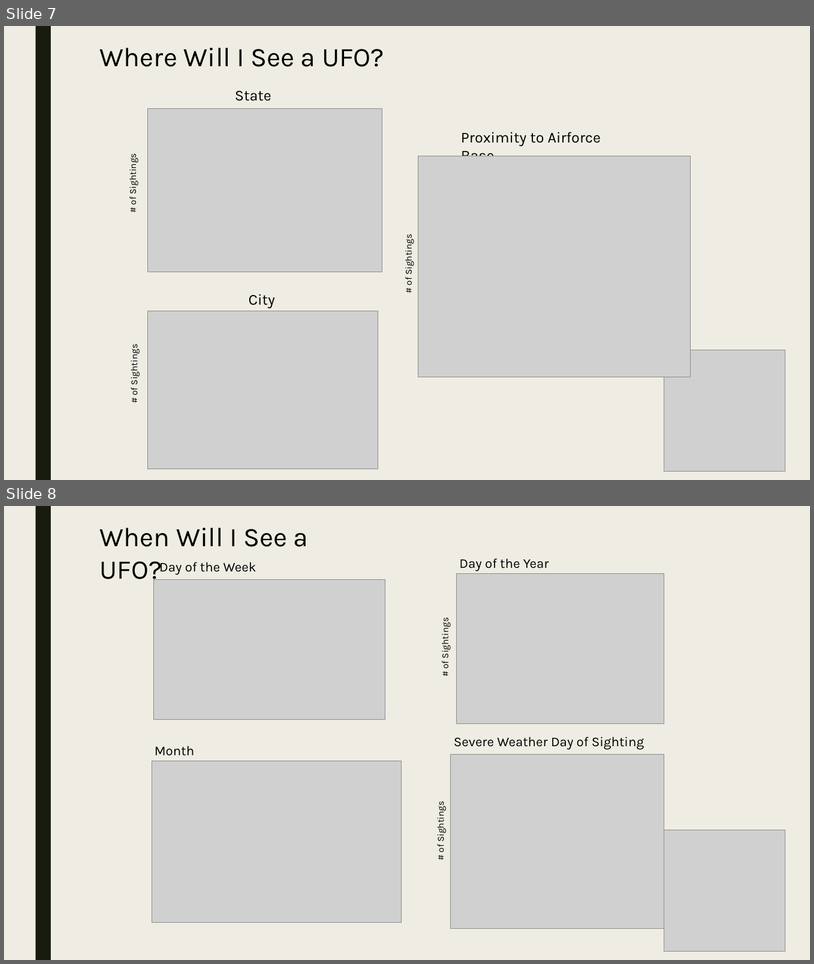
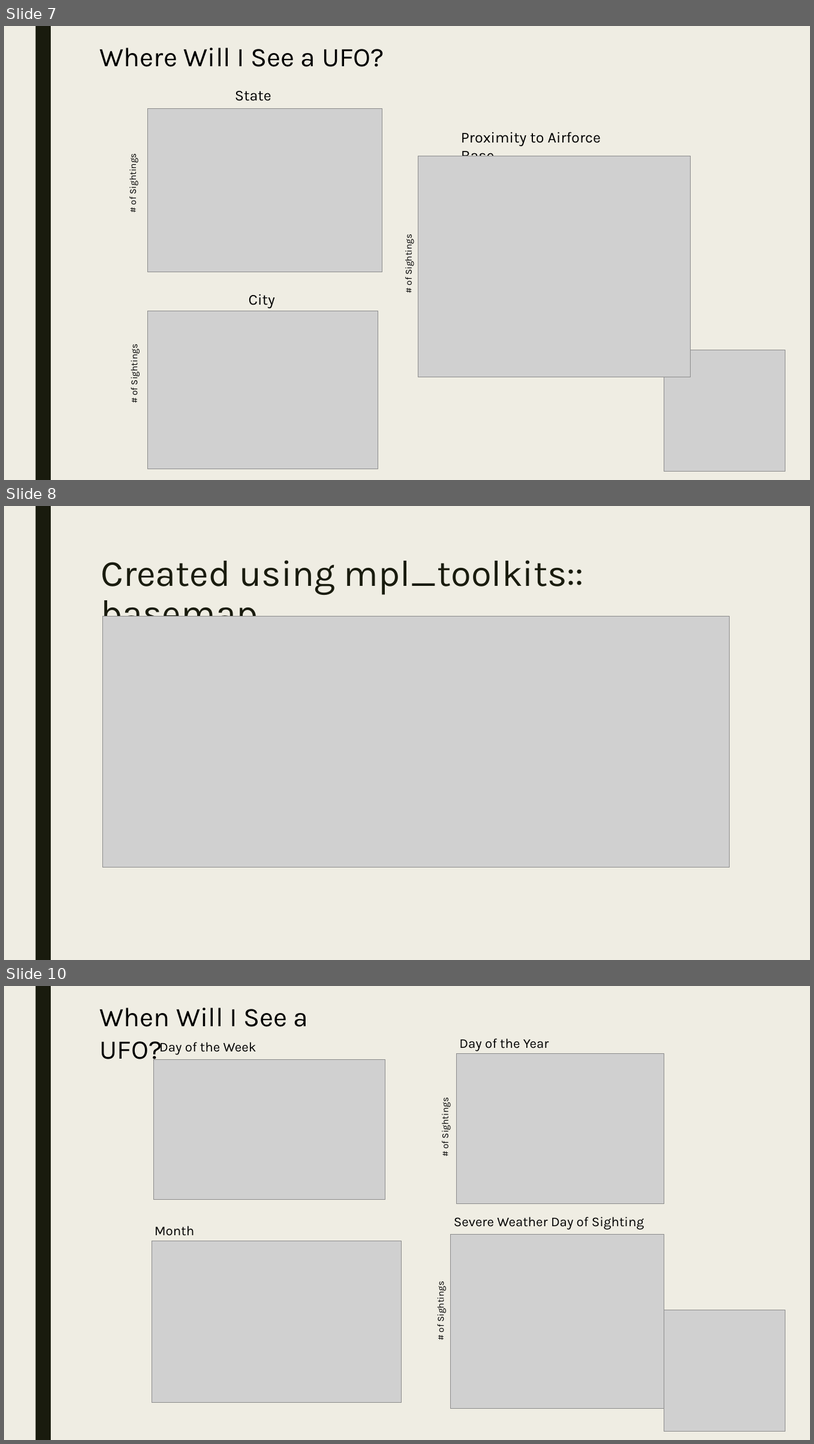
Before and after one commit to Preetikasri/UFO-Sightings-Analysis, a slide deck: ufo_presentation_v3.pptx. Shown one above the other, each under a label of ours: slides 7 and 8 before the commit, slides 7, 8 and 10 after it; the slides between them are not shown. The pictures are 814x964 and 814x1444 pixels, drawn with LibreOffice and Linux fonts; fonts in the diff are those of the drawing; grey boxes stand for pictures. Boxes give left, top, right and bottom in pixels: in the first picture for what was removed or moved away, otherwise in the second. Text is boxed around its words. In the diff, an @@ line names an element or a change of style, - is before the commit and + after.

```diff
--- a/ufo_presentation_v3.pptx
+++ b/ufo_presentation_v3.pptx
@@ slide 8 added at bbox=[4, 506, 810, 960], background #EFEDE3; not listed: 1 template element that a slide beside it also shows @@
@@ title added at bbox=[101, 560, 584, 634], 44 pt, text #191B0E @@
+Created using mpl_toolkits:: basemap
@@ picture added at bbox=[103, 616, 730, 867] @@
@@ what was slide 8 is now slide 10 @@
```
Also in this commit, not shown: 2 slides changed, 1 other slide added, 1 slide removed.
